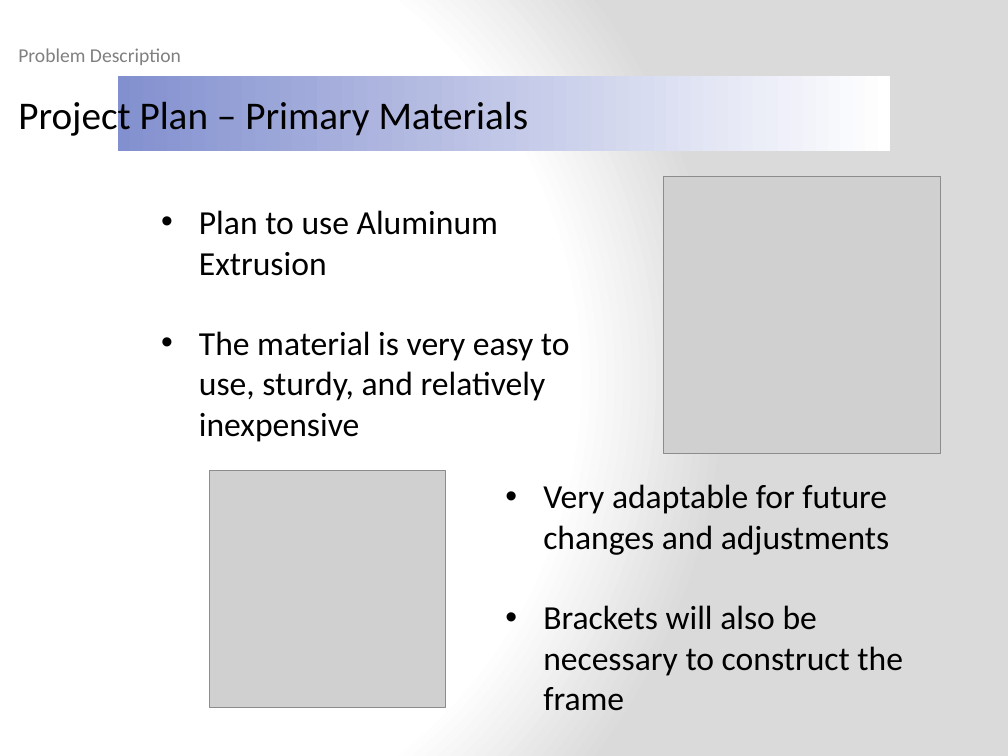
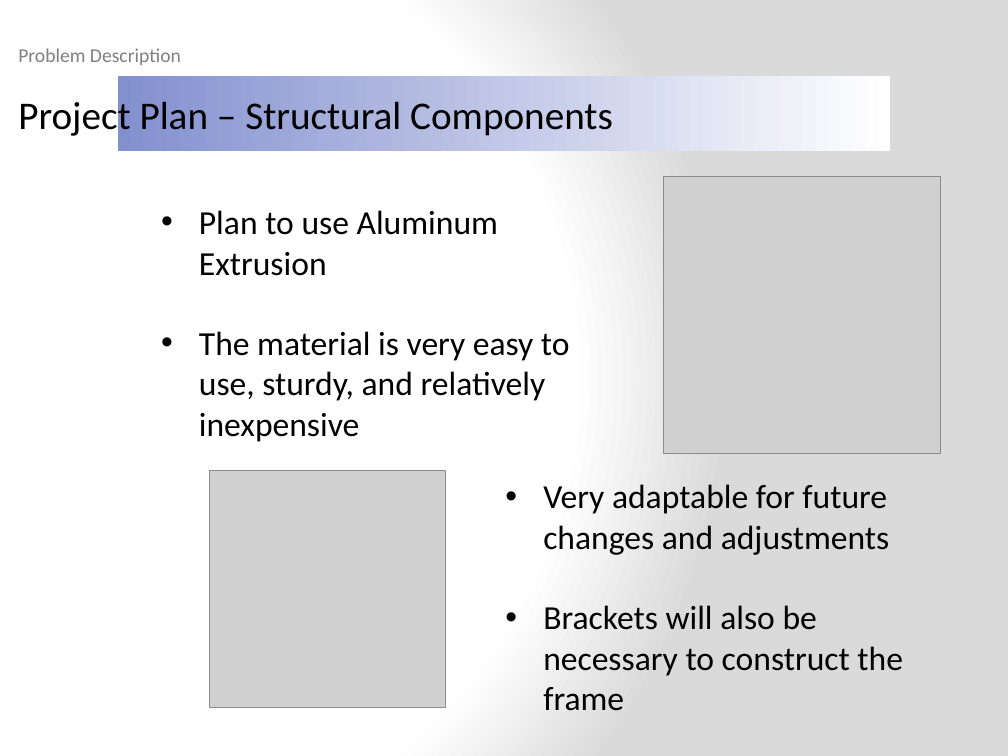
Before and after one commit to ruffsl/ROBO, a slide deck: slide 10 of Documentation/Design Reviews/Design Review 1.pptx (slide 4 before the commit). Drawn at 1008x756 pixels with LibreOffice and Linux fonts; fonts in the diff are those of the drawing; grey boxes stand for pictures; background and template pictures are left out. Boxes give left, top, right and bottom in pixels: in the first picture for what was removed or moved away, otherwise in the second. Text is boxed around its words. In the diff, an @@ line names an element or a change of style, - is before the commit and + after.

```diff
--- a/Documentation/Design Reviews/Design Review 1.pptx
+++ b/Documentation/Design Reviews/Design Review 1.pptx
@@ text at bbox=[18, 96, 613, 139]: text changed @@
-Project Plan – Primary Materials
+Project Plan – Structural Components
```
Also in this commit, not shown: 2 other slides changed, 3 slides added.
